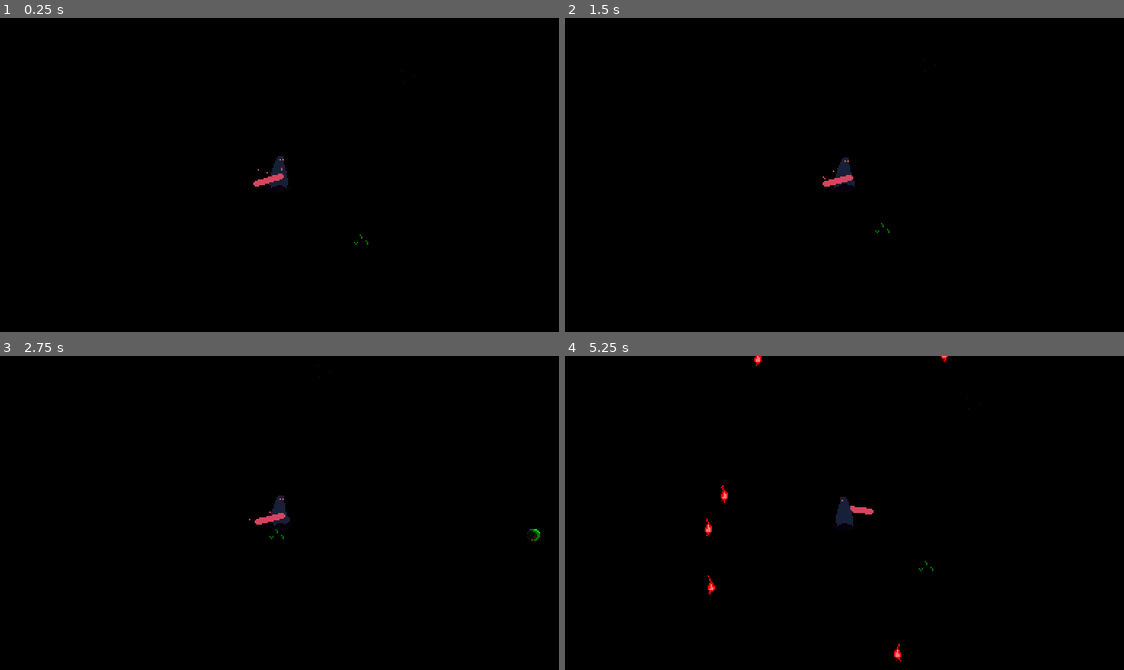
Above: before the commit, frames 1-4 (two rows, left to right).
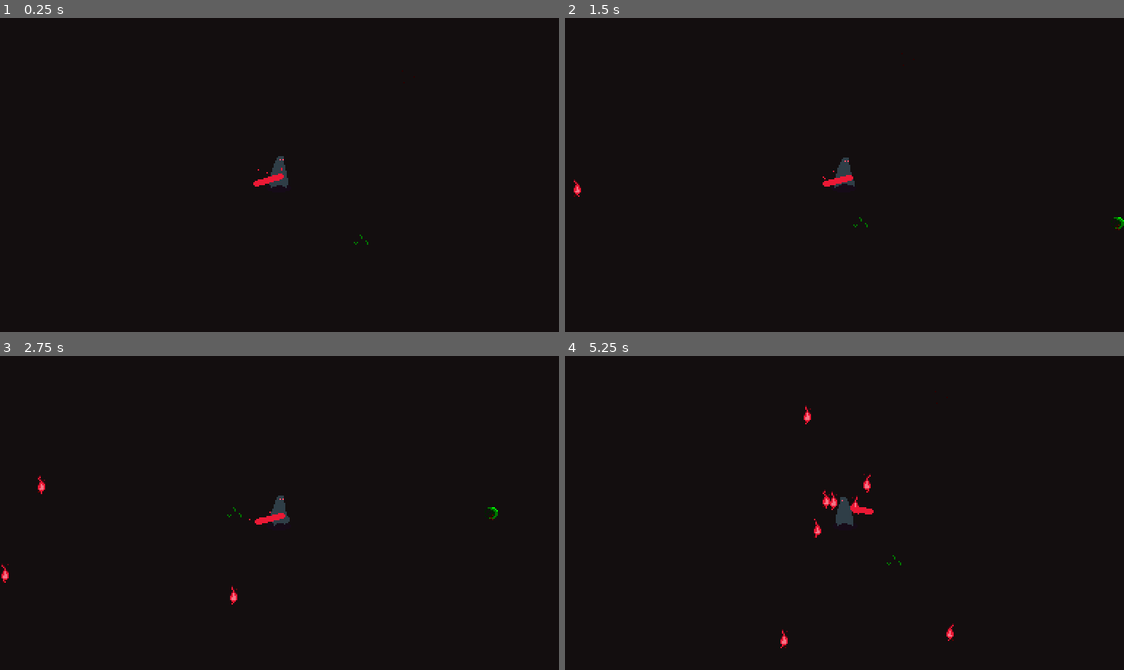
Above: after the commit, the same moments.

Repository: fefu-marquez/van-helsing
Game: Godot game, scene res://main.tscn
Two runs of this game, one before a commit and one after it. Both use one fixed random seed, a clock stepped at 60 frames per second and the inputs below.
Inputs:
- Up to frame 1 (0.25 s): no input
- Up to frame 2 (1.5 s): tap Enter at 0.5 s; hold D (right) 0.53-1.28 s; hold Ctrl (attack) 0.53-1.28 s; hold S (down) from 1.28 s (still down); tap Ctrl (attack) at 1.35 s
- Up to frame 3 (2.75 s): release S (down) at 2.03 s; hold D (right) from 2.03 s (still down); hold Ctrl (attack) from 2.03 s (still down)
- Up to frame 4 (5.25 s): release D (right) at 2.78 s; release Ctrl (attack) at 2.78 s; hold W (up) 2.78-3.53 s; tap Ctrl (attack) at 2.85, 4.35 s; hold Ctrl (attack) 3.53-4.28 s; hold A (left) 3.53-5.03 s; hold S (down) from 5.03 s (still down); hold Ctrl (attack) from 5.03 s (still down)

The runs differ from the first frame. In frame 1, 0.3% of the frame differs, in the area x 45-52%, y 43-55%; in frame 2, 0.4%; in frame 3, 0.5%; in frame 4, 0.9%, in the area x 25-70%, y 0-98%.

Commit message:
feat: palette experiment

Diff:
--- a/project.godot
+++ b/project.godot
@@ -56,6 +56,6 @@
 textures/canvas_textures/default_texture_filter=0
 renderer/rendering_method="gl_compatibility"
 renderer/rendering_method.mobile="gl_compatibility"
-environment/defaults/default_clear_color=Color(0, 0, 0, 1)
+environment/defaults/default_clear_color=Color(0.07450981, 0.05490196, 0.05882353, 1)
 2d/snap/snap_2d_transforms_to_pixel=true
 2d/snap/snap_2d_vertices_to_pixel=true
--- a/scripts/fireling.gd
+++ b/scripts/fireling.gd
@@ -1,6 +1,6 @@
 extends CharacterBody2D
 
-@export var speed := 20.0
+@export var speed := 50.0
 
 func _process(delta: float) -> void:
 	move_towards_player($"../../Player".position)
--- a/scripts/player.gd
+++ b/scripts/player.gd
@@ -5,7 +5,7 @@
 #  VARIABLES
 # ----------------------------
 @onready var timer: Timer = $Timer
-@export var speed: float = 40.0
+@export var speed: float = 60.0
 @export var atktime: float = 1.5
 
 #  PROCESSES
Binary file changed: assets/Fireling.png
Binary file changed: assets/Sword.png
Binary file added: dev_assets/Neon Black Pallette Orange-Cyan.ase
Binary file added: dev_assets/Neon Black Pallette Red-Green.ase
Binary file added: dev_assets/nocturne_style.aseprite
Not shown: 1 places in main.tscn that only renumber resources
